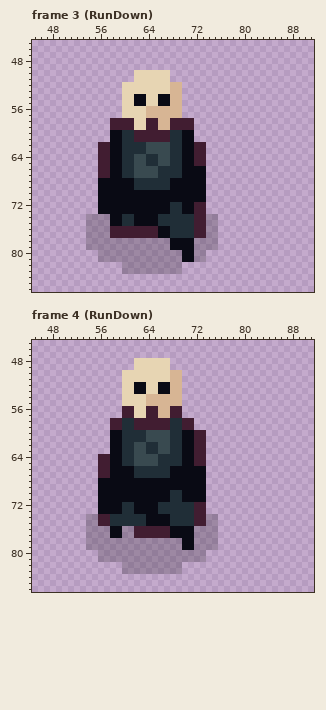
Pixel-art file: Assets/Resources/Enemies/skull knight.aseprite. The first picture shows the starting point.
128x128 pixels, 55 frames. Shown: frame 3 (RunDown): x 45..91, y 45..86; frame 4 (RunDown): x 45..91, y 45..86. The commit also changed other frames, which this record leaves out.
The same view after the edit:
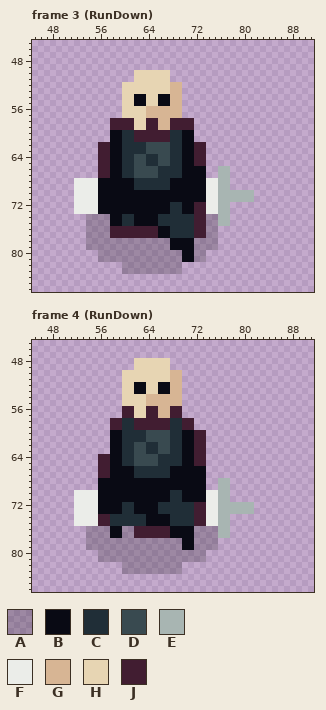
Palette (. is transparent): A #00000033  B #090a14  C #202e37  D #394a50  E #a8b5b2  F #ebede9  G #d7b594  H #e7d5b3  J #411d31
What changed:
layer "Weapon" now shown
Frame 3 (RunDown), layer "Weapon":
y 66..67: x 76..77 .. -> EE
y 68..69: x 52..55 .... -> FFFF; x 74..77 .... -> FFEE
y 70..71: x 52..55 .... -> FFFF; x 74..81 ........ -> FFEEEEEE
y 72..73: x 52..55 .... -> FFFF; x 74..77 .... -> FFEE
y 74..75: x 76..77 .. -> EE
Frame 4 (RunDown), layer "Weapon":
y 68..69: x 76..77 .. -> EE
y 70..71: x 52..55 .... -> FFFF; x 74..77 .... -> FFEE
y 72..73: x 52..55 .... -> FFFF; x 74..81 ........ -> FFEEEEEE
y 74..75: x 52..55 ..AA -> FFFF; x 74..77 AA.. -> FFEE
y 76..77: x 76..77 .. -> EE
